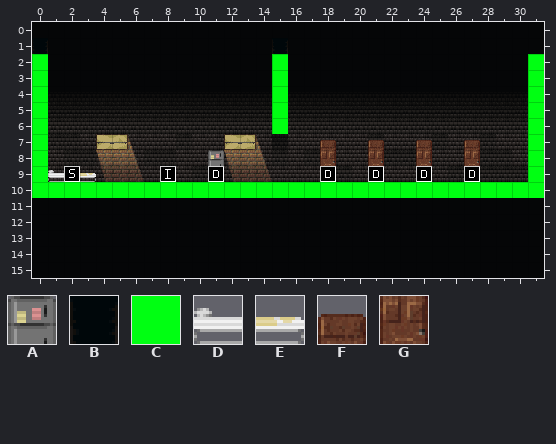
Two versions of a level (Tiled map, src/assets/maps/hub1.tmx). Above: the version before the commit.
Cells are 16x16 px. Shown: x 0..31, y 0..15.
Key: from "tilesheet": A 5, B 8, C 15, D 48, E 50, F 53, G 69.
_ is an empty cell, # one hidden under a higher layer.
Layers that did not change in this view are not listed.
Layer "mainground" before, first column x 0:
 0 ________________________________
 1 B______________B________________
 2 #______________#________________
 3 #______________#________________
 4 #______________#________________
 5 #______________#________________
 6 #______________#________________
 7 #_________________F__F__F__F____
 8 #__________A______G__G__G__G____
 9 #D#E_______#______#__#__#__#____
10 ################################
11 ________________________________
12 ________________________________
13 ________________________________
14 ________________________________
15 ________________________________
Layer "collision" before, first column x 0:
 0 ________________________________
 1 ________________________________
 2 C______________C_______________C
 3 C______________C_______________C
 4 C______________C_______________C
 5 C______________C_______________C
 6 C______________C_______________C
 7 C______________________________C
 8 C______________________________C
 9 C______________________________C
10 CCCCCCCCCCCCCCCCCCCCCCCCCCCCCCCC
11 ________________________________
12 ________________________________
13 ________________________________
14 ________________________________
15 ________________________________
The result:
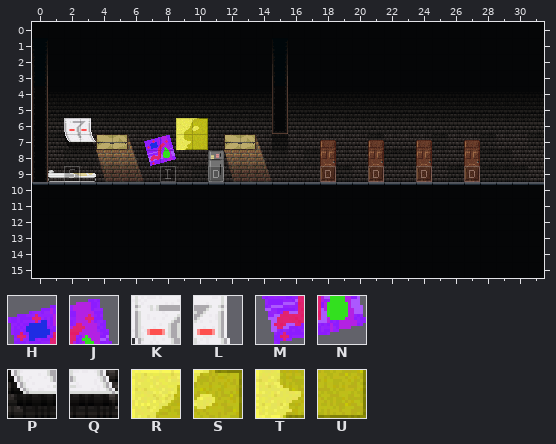
Further tiles: from "tilesheet": H 64, J 65, K 66, L 67, M 80, N 81, P 82, Q 83, R 96, S 97, T 112, U 113.
See-through tiles are keyed as they look on the map.
The edit:
Changed rows in their new state; . is an unchanged cell.
layer "object" opacity 100% -> 26%
Layer "mainground":
first column x 2:
 6 KL.....RS
 7 PQ...HJTU
 8 .....MN..
Layer "collision" (now hidden):
first column x 0:
 2 _.............._..............._
 3 _.............._..............._
 4 _.............._..............._
 5 _.............._..............._
 6 _.............._..............._
 7 _.............................._
 8 _.............................._
 9 _.............................._
10 ________________________________
